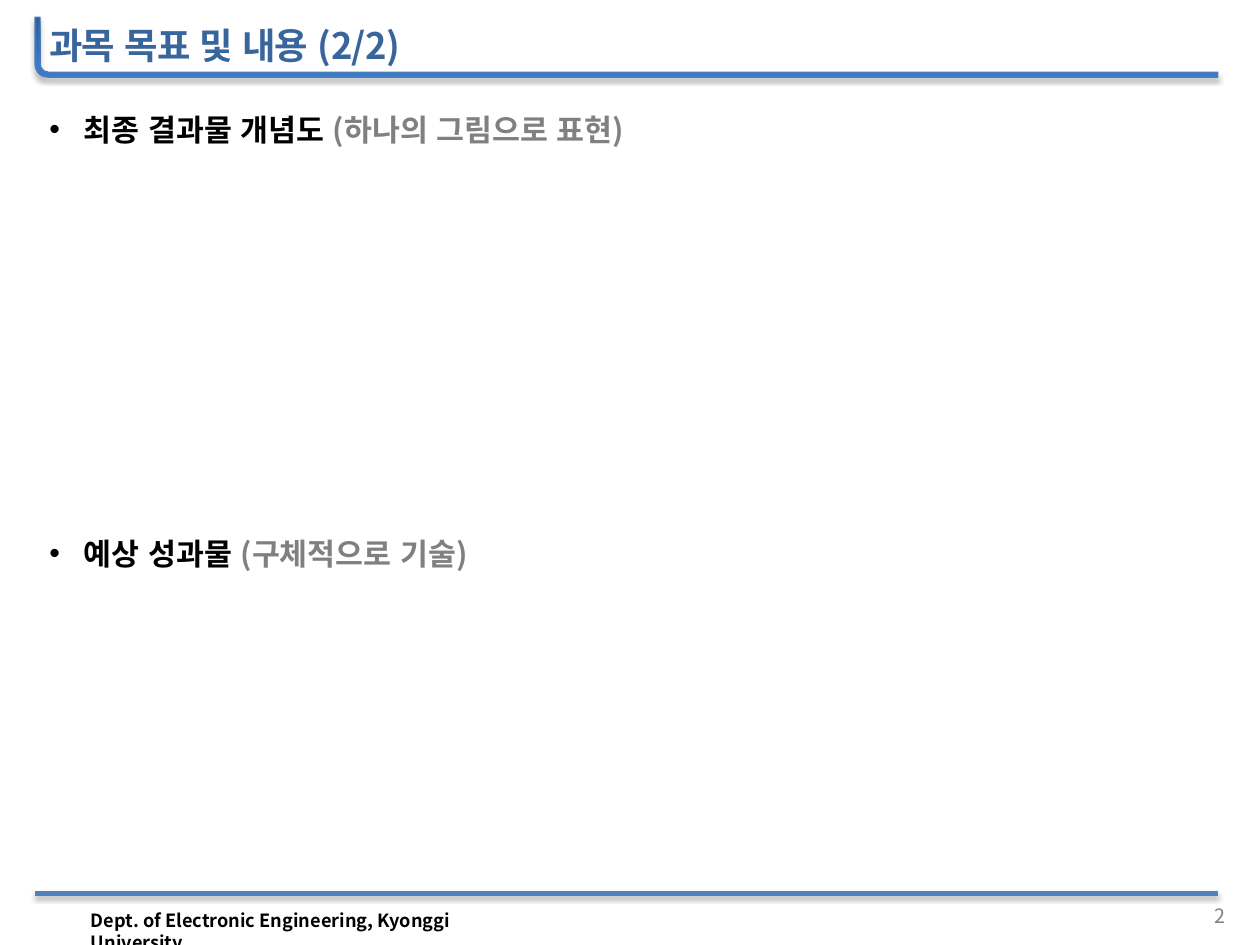
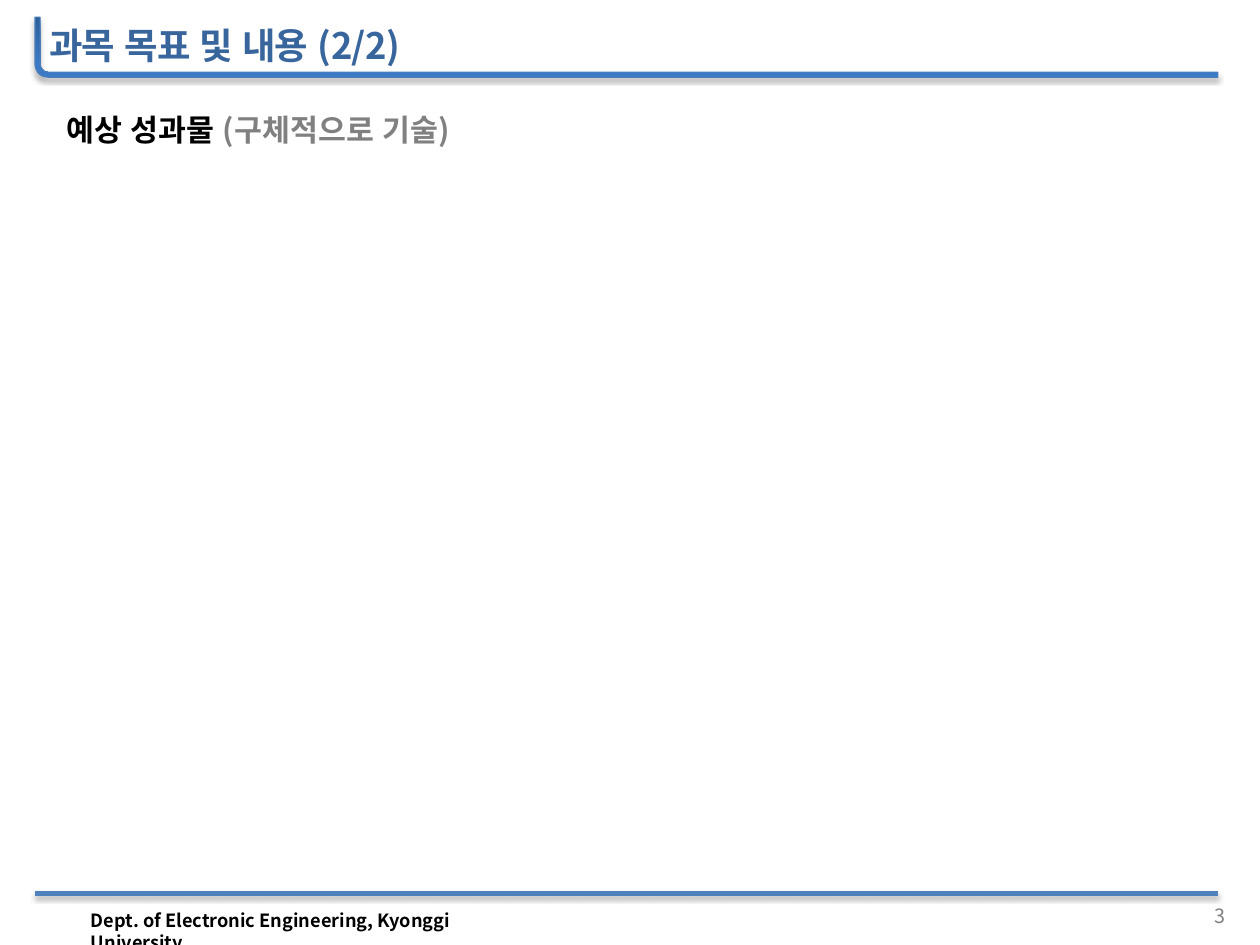
Before and after one commit to woojin1027/THE-FACO, a slide deck: slide 4 of 공학설계 자료/공학설계_중간보고_발표자료(양식).pptx (slide 3 before the commit). Drawn at 1260x945 pixels with LibreOffice and Linux fonts; fonts in the diff are those of the drawing; background and template pictures are left out. Boxes give left, top, right and bottom in pixels: in the first picture for what was removed or moved away, otherwise in the second. Text is boxed around its words. In the diff, an @@ line names an element or a change of style, - is before the commit and + after.

```diff
--- a/공학설계 자료/공학설계_중간보고_발표자료(양식).pptx
+++ b/공학설계 자료/공학설계_중간보고_발표자료(양식).pptx
@@ text "예상 성과물 (구체적으로 기술)" at [66,115,449,147]: bullet • to none @@
@@ text at [84,115,625,147]: paragraph removed @@
-• 최종 결과물 개념도 (하나의 그림으로 표현)
@@ page number at [1214,908,1225,923]: text changed @@
-2
+3
```
Also in this commit, not shown: 4 other slides changed, 1 slide added, 1 other file.
